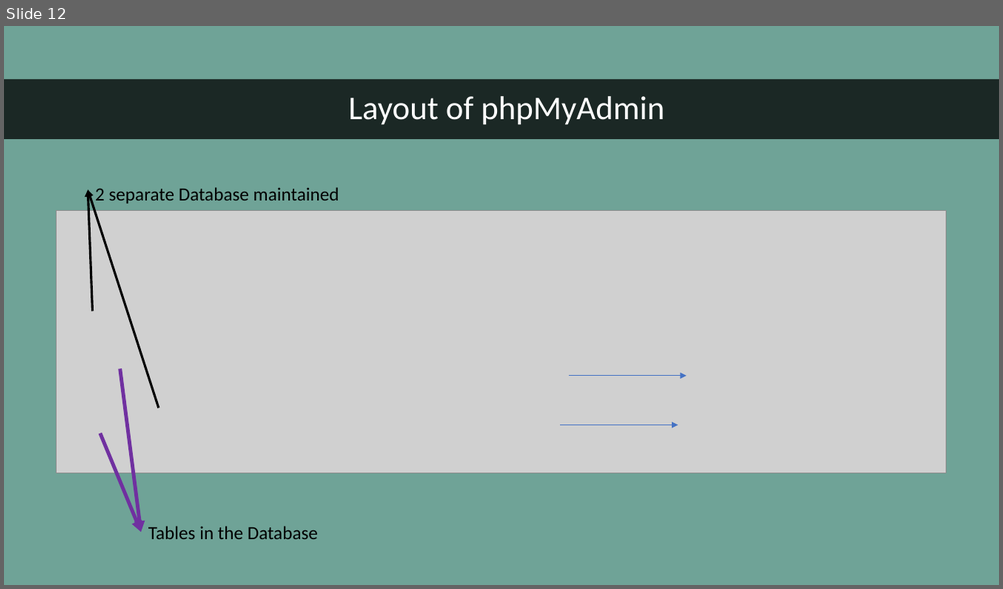
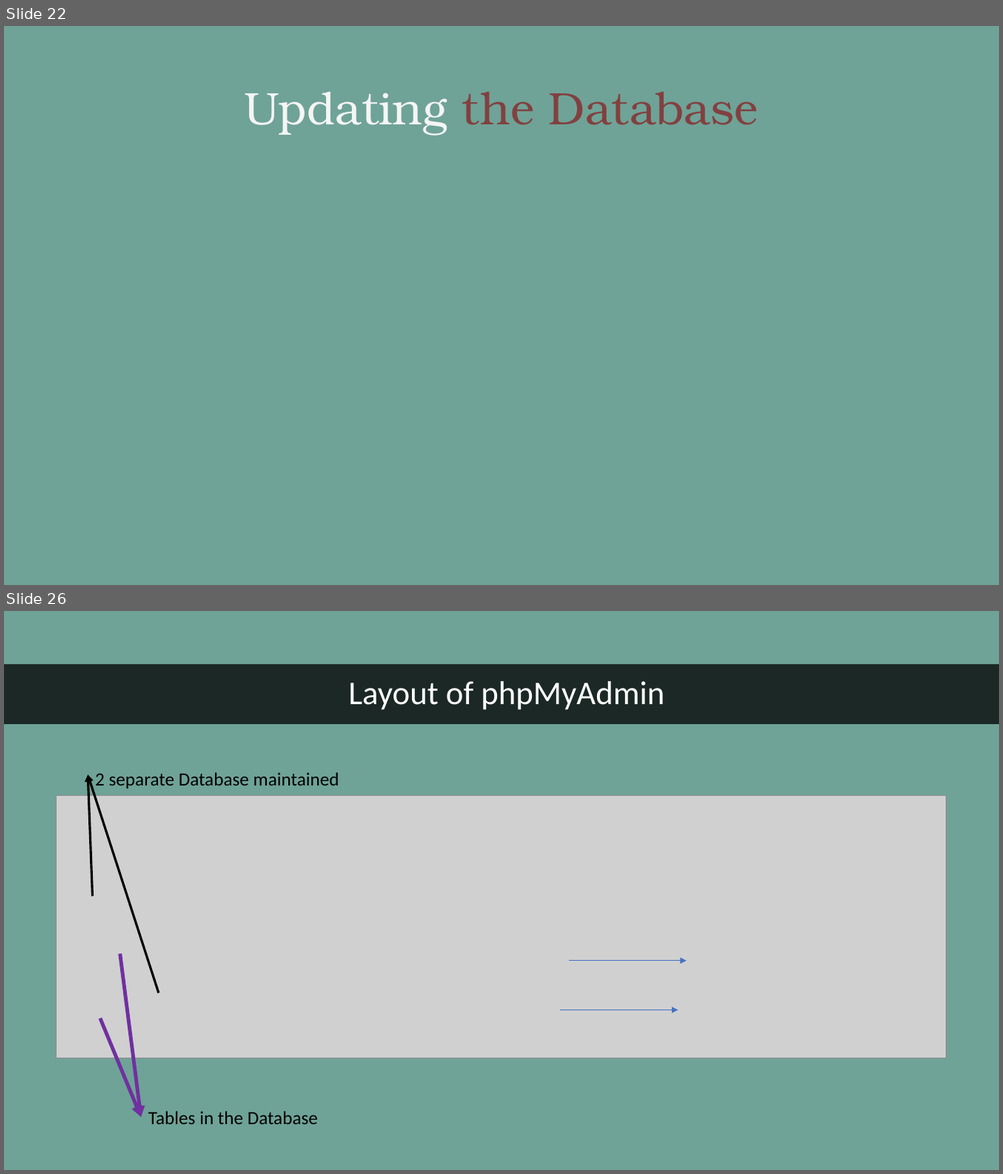
Before and after one commit to Su-Tangnu/NotifyMe, a slide deck: NotifyMe.pptx. Shown one above the other, each under a label of ours: slide 12 before the commit, slides 22 and 26 after it; the slides between them are not shown. The pictures are 1003x589 and 1003x1174 pixels, drawn with LibreOffice and Linux fonts; fonts in the diff are those of the drawing; grey boxes stand for pictures. Boxes give left, top, right and bottom in pixels: in the first picture for what was removed or moved away, otherwise in the second. Text is boxed around its words. In the diff, an @@ line names an element or a change of style, - is before the commit and + after.

```diff
--- a/NotifyMe.pptx
+++ b/NotifyMe.pptx
@@ slide 22 added at <box>4,26,999,585</box>, background #6FA397 @@
@@ title added at <box>244,92,758,135</box>, 44 pt, text #824040 @@
+Updating the Database
@@ what was slide 12 is now slide 26 @@
```
Also in this commit, not shown: 4 slides changed, 20 other slides added, 7 slides removed.
